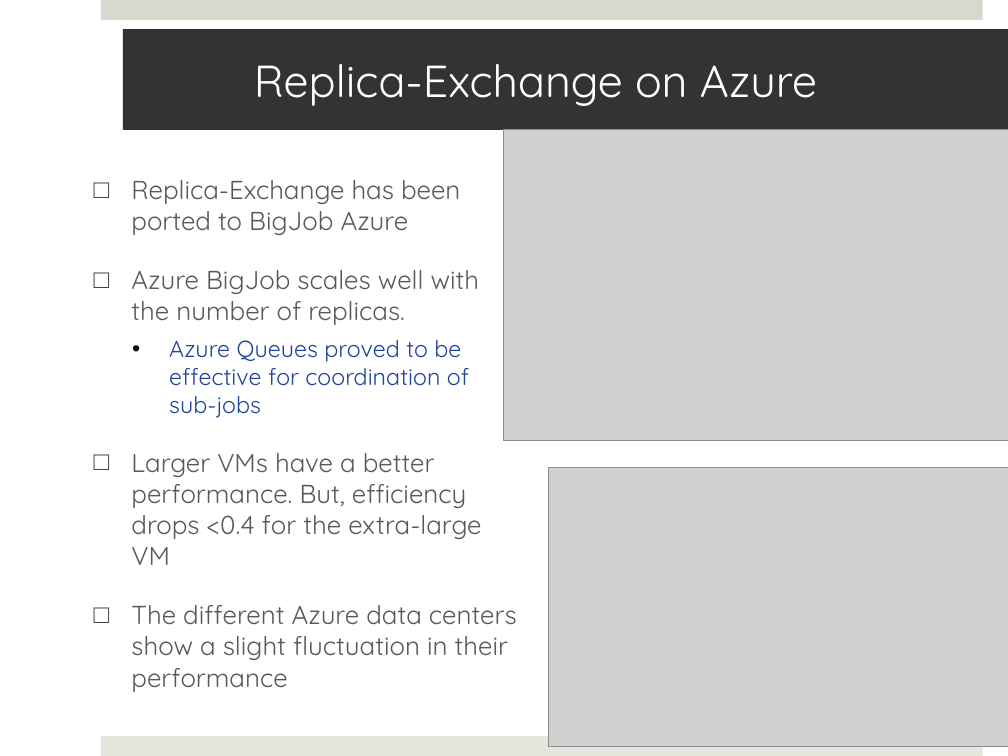
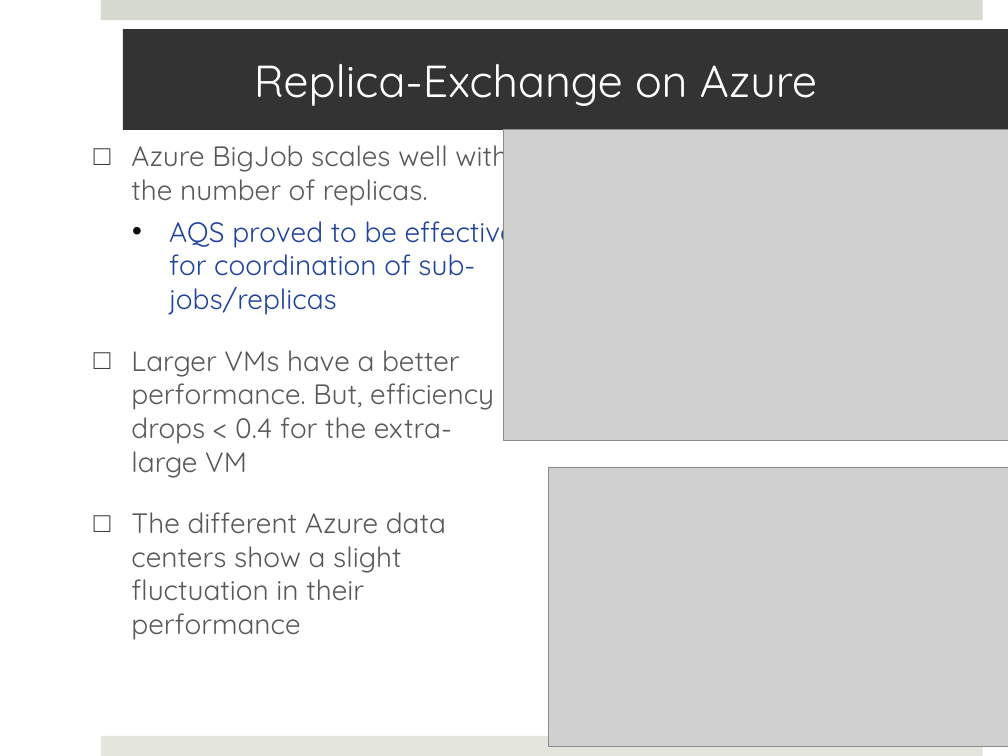
Before and after one commit to saga-project/saga-cpp-legacy-projects, a slide deck: slide 16 of papers/cloudcom10/presentation/saga-azure-cloudcom10.pptx (slide 20 before the commit). Drawn at 1008x756 pixels with LibreOffice and Linux fonts; fonts in the diff are those of the drawing; grey boxes stand for pictures. Boxes give left, top, right and bottom in pixels: in the first picture for what was removed or moved away, otherwise in the second. Text is boxed around its words. In the diff, an @@ line names an element or a change of style, - is before the commit and + after.

```diff
--- a/papers/cloudcom10/presentation/saga-azure-cloudcom10.pptx
+++ b/papers/cloudcom10/presentation/saga-azure-cloudcom10.pptx
@@ text "Azure BigJob scales well with ...": place and size @@
-text "Azure BigJob scales well with ..." at [131,180,517,692]
+text "Azure BigJob scales well with ..." at [131,138,516,640]
@@ text at [131,138,507,640]: size 18.5 to 20 pt in "Azure BigJob scales well with the number ...", "The different Azure data centers show a ..." @@
@@ text at [131,180,460,235]: paragraph removed @@
-□ Replica-Exchange has been ported to BigJob Azure
@@ text at [131,213,516,478]: text changed; size 18.5 to 20 pt @@
-  • Azure Queues proved to be effective for coordination of sub-jobs
-□ Larger VMs have a better performance. But, efficiency drops <0.4 for the extra-large VM
+  • AQS proved to be effective for coordination of sub-jobs/replicas
+□ Larger VMs have a better performance. But, efficiency drops < 0.4 for the extra-large VM
```
Also in this commit, not shown: 9 other slides changed, 1 slide added, 5 slides removed.
